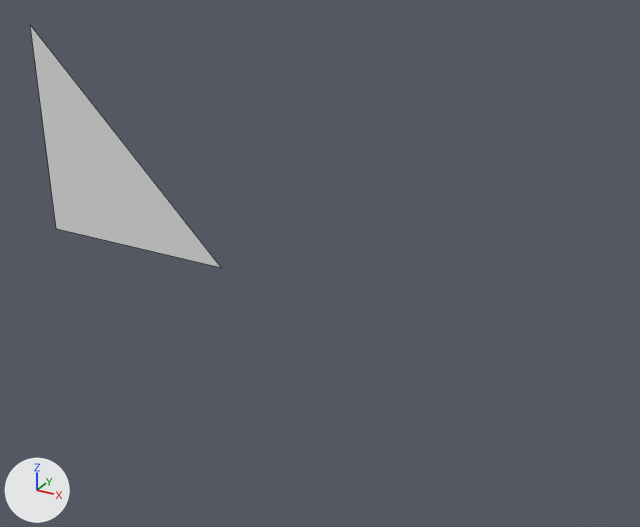
Two versions of the glTF model tests/fixtures/t7_owned_document.gltf, one commit apart.
The view is the same before and after, from a 50 mm lens placed at (3.16, -3.0, 1.63), pointed at (1.71, -0.37, 0.31). Lighting does not change. The marker at lower left points along +X, +Y and +Z. The picture after the commit comes second. Mesh edges are drawn as thin lines.
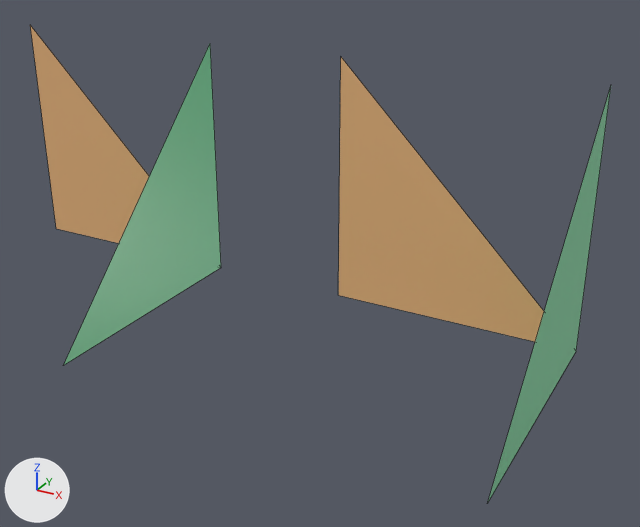
Where the change shows, as pixel boxes (x1, y1, x2, y2) in the pictures (640 x 527 px):
'Mesh_0.001', added: after (339, 57, 611, 502)
    faces in mat_material_0 (beige #e7b37c): (339, 57, 544, 342)
    faces in mat_material_1 (green #7cdaa0): (488, 87, 611, 502)
'Mesh_0', reshaped (40% taller): before (30, 25, 220, 267); after (30, 25, 221, 365)
part 1 of me_mesh_0, added (green): after (64, 44, 221, 365)
part 2 of me_mesh_0, recoloured (darker): before (30, 25, 220, 267); after (30, 25, 149, 243)

Diff of the bpy script that builds the scene:
```diff
--- a/tests/fixtures/t7_owned_document.gltf.py
+++ b/tests/fixtures/t7_owned_document.gltf.py
@@ mat_material_1 @@
+mat_material_1 = principled_material('Material_1')
+mat_material_1.base_color = (0.2, 0.7, 0.35)  # green #7cdaa0
+mat_material_1.roughness = 0.35
@@ mat_material_0 @@
+mat_material_0 = principled_material('Material_0')
+mat_material_0.base_color = (0.8, 0.45, 0.2)  # beige #e7b37c
@@ me_mesh_0 @@
 # used by ob_mesh_0; location = (0.0, 0.0, 0.0)
 # verts and faces of me_mesh_0; kept vertices keep their numbers, new ones are numbered from 3
 # before: 1 (1.0, 0.0, 0.0) at pixel (221, 267)
-me_mesh_0.from_pydata(...)  # 3 vertices, 1 face; spans x 0.0..1.0, y 0.0, z 0.0..1.0
+me_mesh_0.from_pydata(...)  # 5 vertices, 2 faces; spans x 0.0..1.0, y -1.0..0.0, z 0.0..1.0
+# me_mesh_0 part 1
+verts[3] = (1.0, -1.0, 0.0)  # pixel (63, 365)
+verts[4] = (1.0, 0.0, 1.0)  # pixel (210, 43)
+faces += [(1, 3, 4)]  # mat_material_1 (green #7cdaa0)
+# me_mesh_0 part 2: 1 face spanning x 0.0..1.0, y 0.0, z 0.0..1.0 switches from no material to mat_material_0 (beige #e7b37c)
+me_mesh_0.materials.append(mat_material_0)  # beige #e7b37c
+me_mesh_0.materials.append(mat_material_1)  # green #7cdaa0
@@ me_mesh_0_001 @@
+me_mesh_0_001.from_pydata([(0.0, 0.0, 0.0), (1.0, 0.0, 0.0), (0.0, 0.0, 1.0), (1.0, -1.0, 0.0), (1.0, 0.0, 1.0)], [], [(0, 1, 2), (1, 3, 4)])
+for i in [1]: me_mesh_0_001.polygons[i].material_index = 1
+me_mesh_0_001.materials.append(mat_material_0)  # beige #e7b37c
+me_mesh_0_001.materials.append(mat_material_1)  # green #7cdaa0
@@ ob_mesh_0_001 @@
+ob_mesh_0_001 = bpy.data.objects.new('Mesh_0.001', me_mesh_0_001)
+ob_mesh_0_001.location = (1.6, 0.0, 0.0)
```
